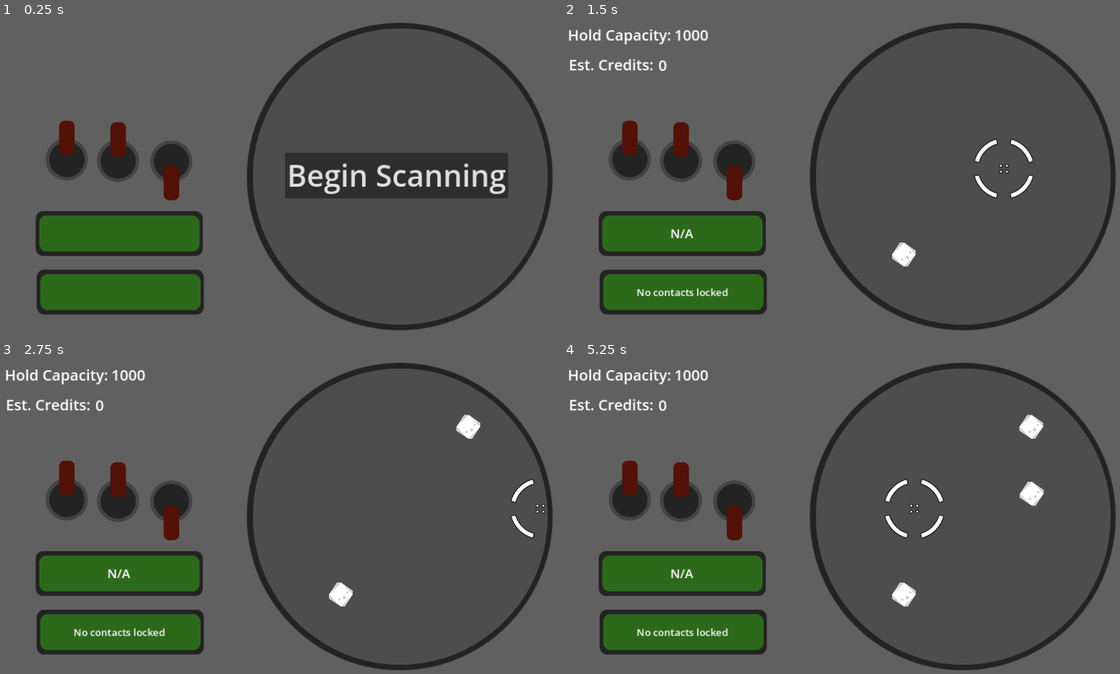
Above: before the commit, frames 1-4 (two rows, left to right).
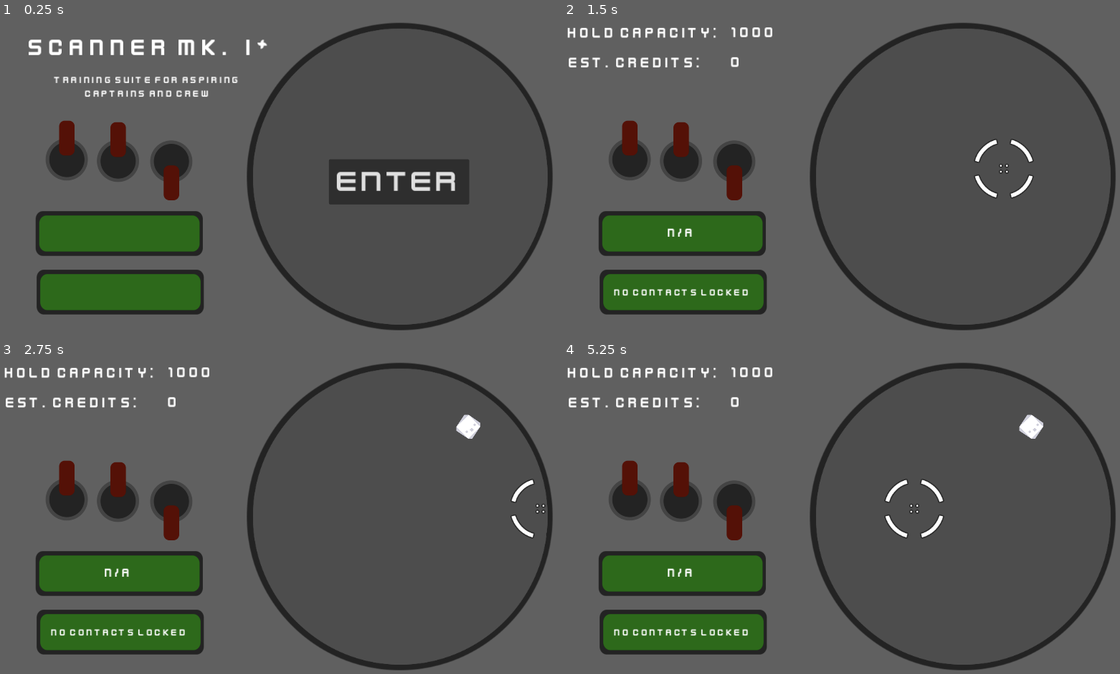
Above: after the commit, the same moments.

Repository: ubcs-io/simple_scanner
Game: Godot game, scene res://main.tscn
Two runs of this game, one before a commit and one after it. Both use one fixed random seed, a clock stepped at 60 frames per second and the inputs below.
Inputs:
- Up to frame 1 (0.25 s): no input
- Up to frame 2 (1.5 s): click "Begin Scanning" (after the commit: "Enter") at 0.5 s; tap Enter at 1.25 s; hold D (move_right) from 1.28 s (still down); hold Space (space) from 1.28 s (still down)
- Up to frame 3 (2.75 s): release D (move_right) at 2.03 s; release Space (space) at 2.03 s; hold S (move_down) from 2.03 s (still down); tap Space (space) at 2.1 s
- Up to frame 4 (5.25 s): tap Space (space) at 2.75, 3.6, 4.25, 5.1 s; release S (move_down) at 2.78 s; hold D (move_right) 2.78-3.53 s; hold Space (space) 2.78-3.53 s; tap Enter at 3.5 s; hold W (move_up) 3.53-4.28 s; hold Space (space) 4.28-5.03 s; hold A (move_left) from 4.28 s (still down)

The runs differ from the first frame. In frame 1, 5.4% of the frame differs, in the area x 5-92%, y 6-60%; in frame 2, 2.0%; in frame 3, 2.0%; in frame 4, 2.3%.
Error before the commit: Invalid operands 'String' and 'Nil' in operator 'in'. (res://main.gd:138)
Error after the commit: Invalid operands 'String' and 'Nil' in operator 'in'. (res://main.gd:139)

Commit message:
Some assorted changes and shortcut for starting game

Diff:
--- a/hud.gd
+++ b/hud.gd
@@ -3,7 +3,6 @@
 signal start_game
 
 func _ready() -> void:
-	#$ScannerOverlay.hide()
 	$Score_widget.hide()
 	$contact_info.hide()
 
@@ -20,6 +19,7 @@
 
 func _on_start_button_pressed():
 	$StartButton.hide()
+	$title.hide()
 	$ScannerOverlay.show()
 	$Score_widget.show()
 	$contact_info.show()
--- a/hud.tscn
+++ b/hud.tscn
@@ -1,9 +1,17 @@
-[gd_scene load_steps=5 format=3 uid="uid://dq1ok16w3lado"]
+[gd_scene load_steps=9 format=3 uid="uid://dq1ok16w3lado"]
 
 [ext_resource type="Script" path="res://hud.gd" id="1_uydfi"]
 [ext_resource type="Texture2D" uid="uid://20f7xajwg52f" path="res://assets/ui_components/plate.png" id="2_du02q"]
 [ext_resource type="Texture2D" uid="uid://cur721q1l6nnb" path="res://assets/ui_components/button.png" id="3_oqdjm"]
 [ext_resource type="Texture2D" uid="uid://q27f3l0wlyg8" path="res://assets/ui_components/switch.png" id="4_d0ovp"]
+[ext_resource type="FontFile" uid="uid://djoqjbmoesf7f" path="res://assets/fonts/Kenney Future.ttf" id="5_ciga5"]
+[ext_resource type="FontFile" uid="uid://ba7rv3k4g33hl" path="res://assets/fonts/Kenney Future Narrow.ttf" id="6_mr2ve"]
+
+[sub_resource type="InputEventAction" id="InputEventAction_v2qql"]
+action = &"start_game"
+
+[sub_resource type="Shortcut" id="Shortcut_46hgb"]
+events = [SubResource("InputEventAction_v2qql")]
 
 [node name="HUD" type="CanvasLayer"]
 script = ExtResource("1_uydfi")
@@ -51,26 +59,29 @@
 layout_mode = 0
 offset_left = 24.0
 offset_top = 24.0
-offset_right = 1179.0
-offset_bottom = 684.0
+offset_right = 397.0
+offset_bottom = 85.0
+theme_override_fonts/font = ExtResource("6_mr2ve")
 theme_override_font_sizes/font_size = 30
 text = "Hold Capacity:"
 
 [node name="Capacity" type="Label" parent="Score_widget"]
 layout_mode = 0
-offset_left = 238.0
-offset_top = 24.0
-offset_right = 1393.0
-offset_bottom = 684.0
+offset_left = 353.0
+offset_top = 23.0
+offset_right = 497.0
+offset_bottom = 80.0
+theme_override_fonts/font = ExtResource("6_mr2ve")
 theme_override_font_sizes/font_size = 30
 text = "1000"
 
 [node name="Credits" type="Label" parent="Score_widget"]
 layout_mode = 0
-offset_left = 206.0
-offset_top = 85.0
-offset_right = 1361.0
-offset_bottom = 745.0
+offset_left = 352.0
+offset_top = 83.0
+offset_right = 425.0
+offset_bottom = 134.0
+theme_override_fonts/font = ExtResource("6_mr2ve")
 theme_override_font_sizes/font_size = 30
 text = "0"
 
@@ -78,20 +89,11 @@
 layout_mode = 0
 offset_left = 26.0
 offset_top = 84.0
-offset_right = 1181.0
-offset_bottom = 744.0
+offset_right = 370.0
+offset_bottom = 152.0
+theme_override_fonts/font = ExtResource("6_mr2ve")
 theme_override_font_sizes/font_size = 30
 text = "Est. Credits:"
-
-[node name="ScoreLabel" type="Label" parent="Score_widget"]
-visible = false
-layout_mode = 0
-offset_left = 8.0
-offset_top = -1.0
-offset_right = 1163.0
-offset_bottom = 659.0
-theme_override_font_sizes/font_size = 30
-text = "0"
 
 [node name="StartButton" type="Button" parent="."]
 anchors_preset = 8
@@ -99,15 +101,19 @@
 anchor_top = 0.5
 anchor_right = 0.5
 anchor_bottom = 0.5
-offset_left = 11.0
-offset_top = -41.0
-offset_right = 459.0
-offset_bottom = 50.0
+offset_left = 99.0
+offset_top = -28.0
+offset_right = 381.0
+offset_bottom = 63.0
 grow_horizontal = 2
 grow_vertical = 2
 size_flags_horizontal = 4
+theme_override_colors/font_hover_color = Color(0.697578, 0.697578, 0.697578, 1)
+theme_override_colors/icon_hover_color = Color(0.0971441, 0.0996367, 0.142461, 1)
+theme_override_fonts/font = ExtResource("5_ciga5")
 theme_override_font_sizes/font_size = 60
-text = "Begin Scanning"
+shortcut = SubResource("Shortcut_46hgb")
+text = "Enter"
 
 [node name="contact_info" type="Control" parent="."]
 layout_mode = 3
@@ -121,6 +127,7 @@
 offset_top = 413.0
 offset_right = 410.0
 offset_bottom = 478.0
+theme_override_fonts/font = ExtResource("6_mr2ve")
 theme_override_font_sizes/font_size = 25
 text = "N/A"
 horizontal_alignment = 1
@@ -133,9 +140,41 @@
 offset_top = 532.0
 offset_right = 411.0
 offset_bottom = 597.0
+theme_override_fonts/font = ExtResource("6_mr2ve")
 theme_override_font_sizes/font_size = 20
 text = "No contacts locked"
 horizontal_alignment = 1
 vertical_alignment = 1
 
+[node name="title" type="Control" parent="."]
+layout_mode = 3
+anchors_preset = 0
+offset_right = 40.0
+offset_bottom = 40.0
+
+[node name="title" type="Label" parent="title"]
+layout_mode = 0
+offset_left = 42.0
+offset_top = 39.0
+offset_right = 597.0
+offset_bottom = 104.0
+theme_override_fonts/font = ExtResource("6_mr2ve")
+theme_override_font_sizes/font_size = 50
+text = "Scanner Mk.  I*"
+horizontal_alignment = 1
+vertical_alignment = 1
+
+[node name="title_text" type="Label" parent="title"]
+layout_mode = 0
+offset_left = 34.0
+offset_top = 118.0
+offset_right = 589.0
+offset_bottom = 183.0
+theme_override_fonts/font = ExtResource("6_mr2ve")
+theme_override_font_sizes/font_size = 20
+text = "Training suite for aspiring
+captains and crew"
+horizontal_alignment = 1
+vertical_alignment = 1
+
 [connection signal="pressed" from="StartButton" to="." method="_on_start_button_pressed"]
--- a/main.gd
+++ b/main.gd
@@ -5,7 +5,7 @@
 @export var object: PackedScene
 @export var data: PackedScene
 
-@export var ship_speed = 10
+@export var ship_speed = 1
 @export var signal_rate = 5000
 @export var max_contacts = 5
 
@@ -134,10 +134,12 @@
 
 func update_game(heartbeat):
 	#print(heartbeat)
+	print(locked_contacts)
 	#print(instance_from_id(int(heartbeat.id)))
 	if 'status' in heartbeat && heartbeat.status == "locked" && at_menu == 0:
 		if !locked_contacts.has(str(heartbeat.id)) && instance_from_id(int(heartbeat.id)) != null:
-			#print("Remove by remote " + str(heartbeat.id))
+			print("Remove by remote " + str(heartbeat.id))
+			print(locked_contacts)
 			$cursor.lock_contact_by_id(heartbeat.id)
 
 # Game start/end methods
@@ -148,7 +150,6 @@
 	$cursor.start($StartPosition.position)
 
 func _on_gameover():
-	#score = 0
 	credits = 0
 	capacity = starting_capacity
 	locked_contacts = []
--- a/project.godot
+++ b/project.godot
@@ -56,6 +56,11 @@
 "events": [Object(InputEventKey,"resource_local_to_scene":false,"resource_name":"","device":-1,"window_id":0,"alt_press …(192 unchanged characters)…
 ]
 }
+start_game={
+"deadzone": 0.5,
+"events": [Object(InputEventKey,"resource_local_to_scene":false,"resource_name":"","device":-1,"window_id":0,"alt_pressed":false,"shift_pressed":false,"ctrl_pressed":false,"meta_pressed":false,"pressed":false,"keycode":0,"physical_keycode":4194309,"key_label":0,"unicode":0,"location":0,"echo":false,"script":null)
+]
+}
 
 [rendering]
 
